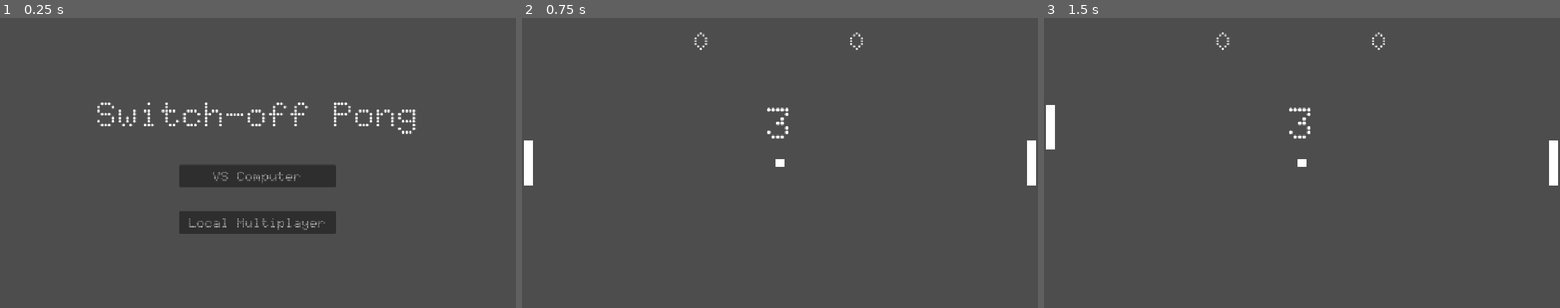
Above: before the commit, frames 1-3 (left to right).
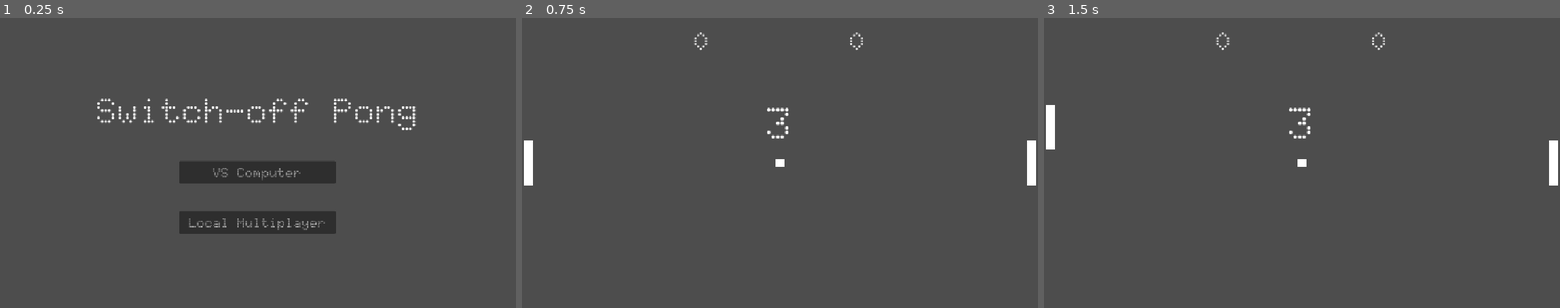
Above: after the commit, the same moments.

Repository: SpykieLucilius/Switch-Off-Pong
Game: Godot game, scene res://scenes/menus/start_screen.tscn
Two runs of this game, one before a commit and one after it. Both use one fixed random seed, a clock stepped at 60 frames per second and the inputs below.
Inputs:
- Up to frame 1 (0.25 s): no input
- Up to frame 2 (0.75 s): click "VS Computer" at 0.5 s
- Up to frame 3 (1.5 s): tap Enter at 1.25 s; hold W (p1_Up) from 1.28 s (still down); tap Down (p2_Down) at 1.35 s

The runs differ from the first frame. In frame 1, 2.2% of the frame differs, in the area x 18-81%, y 27-59%; in frame 2, nothing differs; in frame 3, nothing differs.

Commit message:
updating computer logic : moves more randomly when ball is invisible and facing the player

Diff:
--- a/scenes/menus/start_screen.tscn
+++ b/scenes/menus/start_screen.tscn
@@ -8,9 +8,9 @@
 
 [node name="GameTitle" type="Label" parent="." unique_id=670712785]
 offset_left = 216.0
-offset_top = 168.0
+offset_top = 160.0
 offset_right = 936.0
-offset_bottom = 278.0
+offset_bottom = 270.0
 theme_override_fonts/font = ExtResource("2_pevhg")
 theme_override_font_sizes/font_size = 80
 text = "Switch-off Pong"
@@ -26,9 +26,9 @@
 
 [node name="ComputerButton" type="Button" parent="." unique_id=1834506094]
 offset_left = 400.0
-offset_top = 328.0
+offset_top = 320.0
 offset_right = 750.0
-offset_bottom = 378.0
+offset_bottom = 370.0
 theme_override_fonts/font = ExtResource("2_pevhg")
 theme_override_font_sizes/font_size = 30
 text = "VS Computer"
--- a/scripts/players/player_2.gd
+++ b/scripts/players/player_2.gd
@@ -30,7 +30,13 @@
 	reaction_timer -= delta
 	if reaction_timer <= 0:
 		reaction_timer = reaction_interval
-		target_y = ball.global_position.y + randf_range(-40.0, 40.0)
+		# move randomly when the ball is hidden and moving towards the player
+		if ball.is_hidden and ball.direction.x < 0:
+			print("Ball is hidden, moving randomly")
+			target_y = global_position.y + randf_range(-200.0, 200.0)
+		else:
+			print("Tracking ball")
+			target_y = ball.global_position.y + randf_range(-40.0, 40.0)
 
 	var diff = target_y - global_position.y
 	if abs(diff) > 10:
